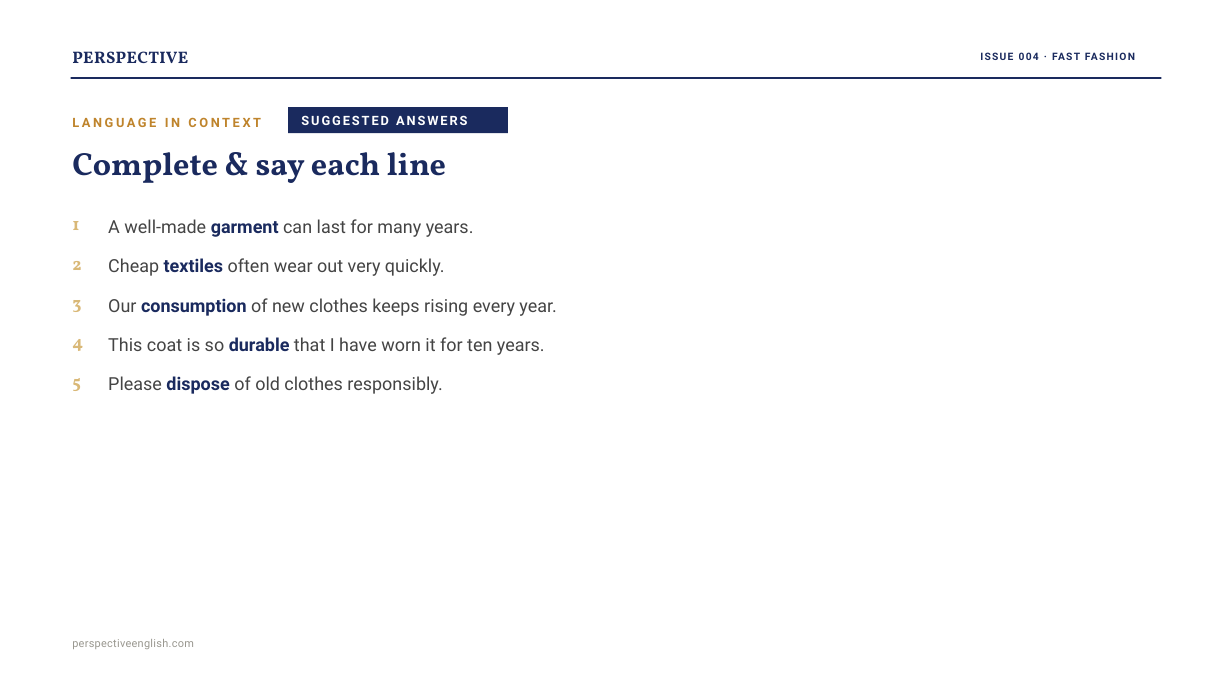
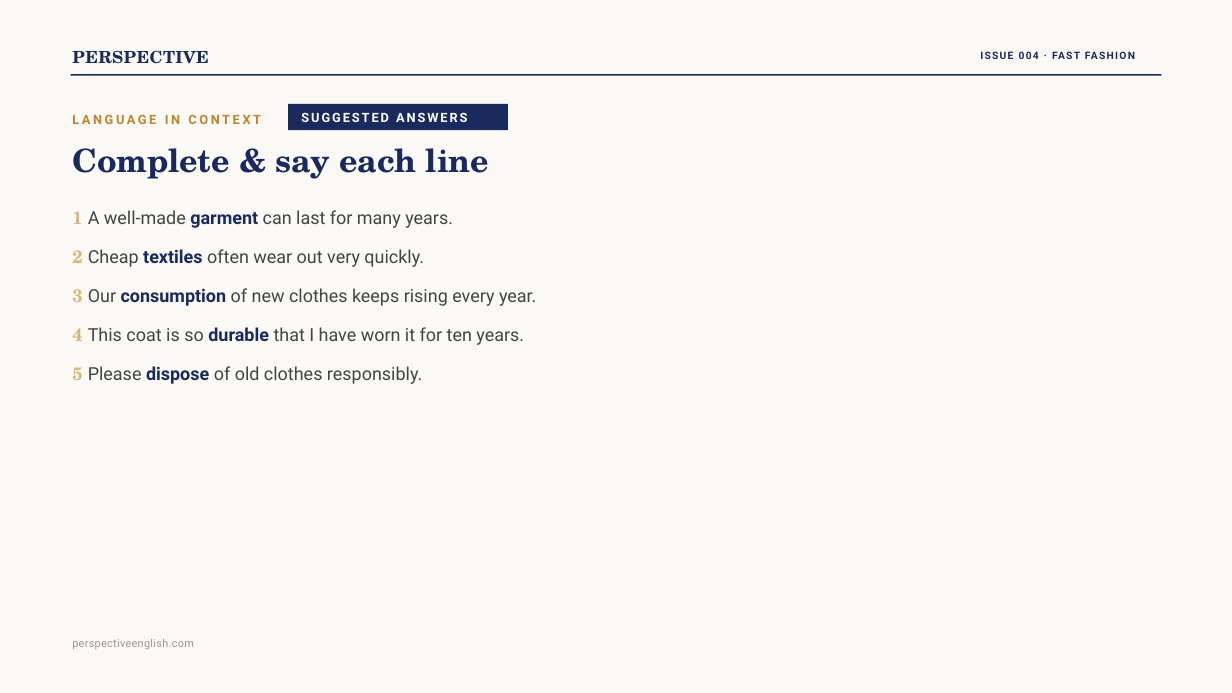
Before and after one commit to Swinka85/perspective-english, a slide deck: slide 13 of downloads/issue004-ppt.pptx. Drawn at 1232x693 pixels with LibreOffice and Linux fonts; fonts in the diff are those of the drawing. Boxes give left, top, right and bottom in pixels: in the first picture for what was removed or moved away, otherwise in the second. Text is boxed around its words. In the diff, an @@ line names an element or a change of style, - is before the commit and + after.

```diff
--- a/downloads/issue004-ppt.pptx
+++ b/downloads/issue004-ppt.pptx
@@ background #FFFFFF to #FAF9F6 @@
@@ text "PERSPECTIVE" at bbox=[72, 50, 209, 64]: font Vollkorn to TeX Gyre Schola @@
@@ text "Complete & say each line" at bbox=[72, 148, 490, 179]: font Vollkorn to TeX Gyre Schola @@
@@ text at bbox=[72, 210, 453, 228]: text changed @@
-A well-made garment can last for many years.
+1 A well-made garment can last for many years.
@@ text removed at bbox=[72, 221, 79, 230] @@
-1
@@ text at bbox=[72, 249, 424, 267]: text changed @@
-Cheap textiles often wear out very quickly.
+2 Cheap textiles often wear out very quickly.
@@ text removed at bbox=[72, 261, 81, 270] @@
-2
@@ text at bbox=[72, 288, 536, 306]: text changed @@
-Our consumption of new clothes keeps rising every year.
+3 Our consumption of new clothes keeps rising every year.
@@ text at bbox=[72, 327, 524, 345]: text changed @@
-This coat is so durable that I have worn it for ten years.
+4 This coat is so durable that I have worn it for ten years.
@@ text removed at bbox=[72, 300, 81, 312] @@
-3
@@ text removed at bbox=[72, 339, 83, 351] @@
-4
@@ text at bbox=[72, 366, 422, 384]: text changed @@
-Please dispose of old clothes responsibly.
+5 Please dispose of old clothes responsibly.
@@ text removed at bbox=[72, 378, 81, 391] @@
-5
```
Also in this commit, not shown: 15 other slides changed, 5 other files.
